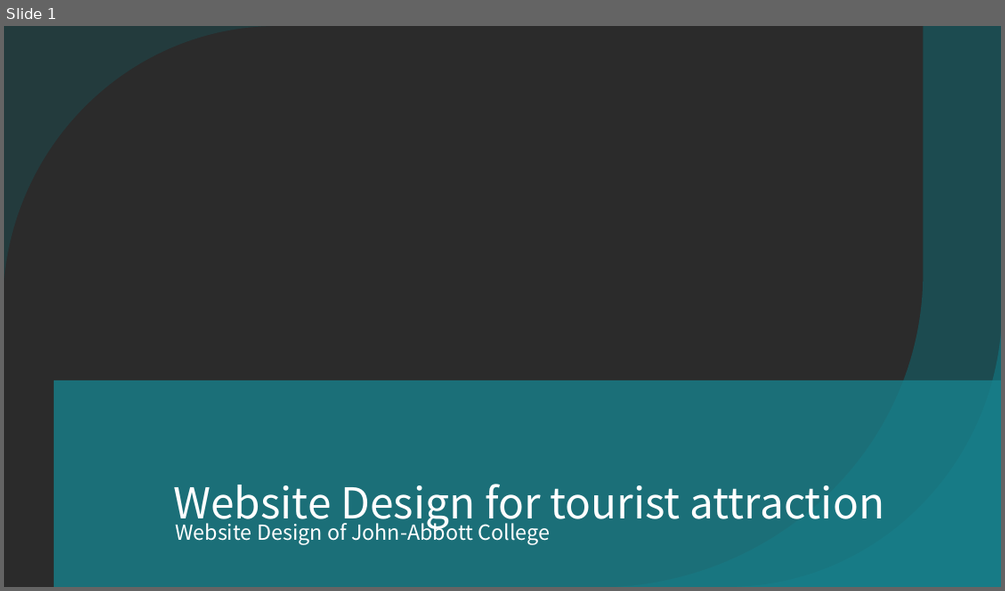
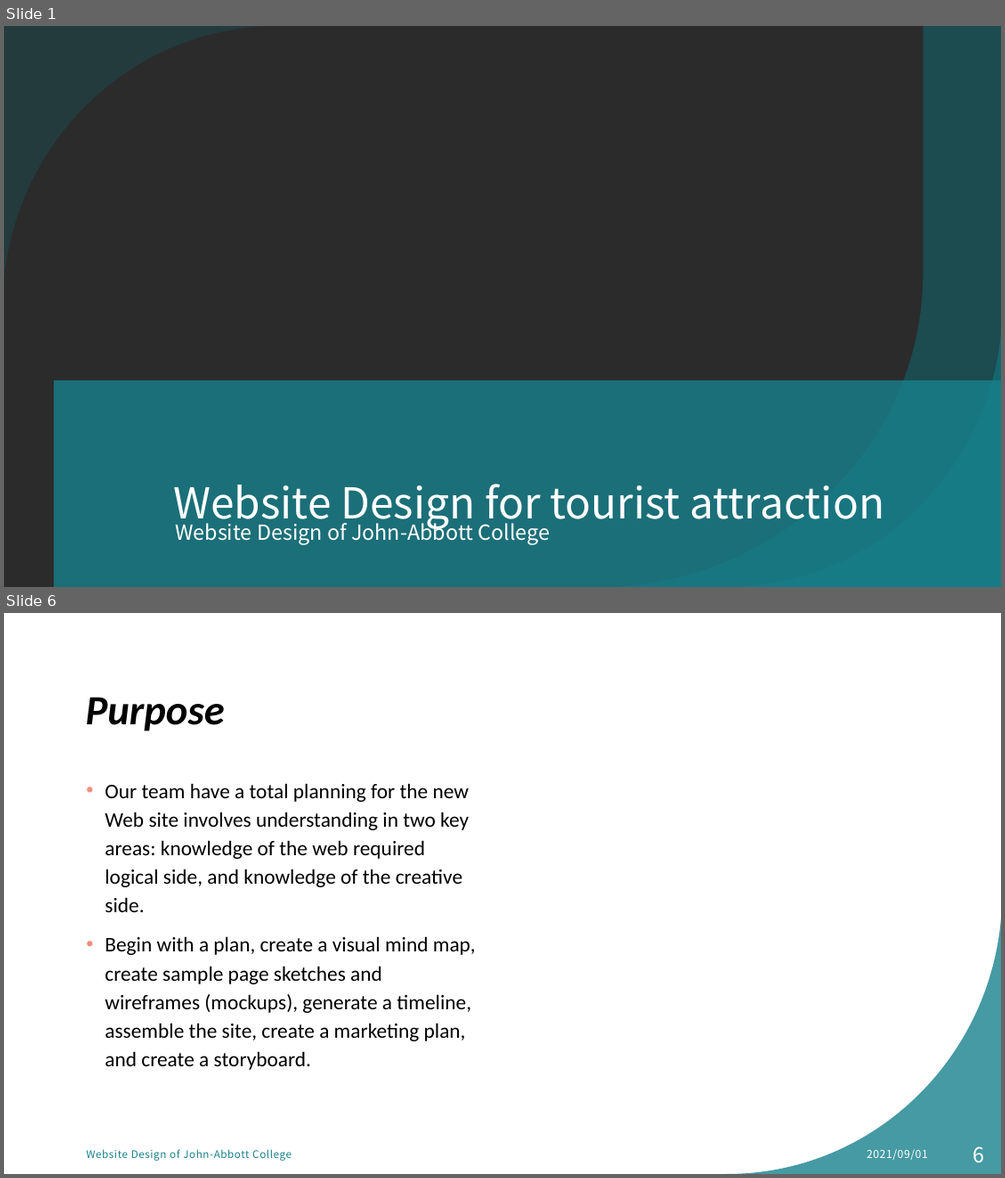
Before and after one commit to MikentGuo/Project_Tour, a slide deck: docs/Website Design for tourist attraction.pptx. Shown one above the other, each under a label of ours: slide 1 before the commit, slides 1 and 6 after it; the slides between them are not shown. The pictures are 1005x591 and 1005x1178 pixels, drawn with LibreOffice and Linux fonts; fonts in the diff are those of the drawing; background and template pictures are left out; a plain dark background stands for a picture behind light text. Boxes give left, top, right and bottom in pixels: in the first picture for what was removed or moved away, otherwise in the second. Text is boxed around its words. In the diff, an @@ line names an element or a change of style, - is before the commit and + after.

```diff
--- a/docs/Website Design for tourist attraction.pptx
+++ b/docs/Website Design for tourist attraction.pptx
@@ slide 6 added at bbox=[4, 613, 1001, 1174], background #FFFFFF; not listed: 1 template element that a slide beside it also shows @@
@@ title added at bbox=[86, 697, 225, 731], 40 pt, text #000000, bold, italic @@
+Purpose
@@ text added at bbox=[105, 783, 476, 1070], 20 pt, text #000000 @@
+• Our team have a total planning for the new Web site involves understanding in two key areas: knowledge of the web required logical side, and knowledge of the creative side.
+• Begin with a plan, create a visual mind map, create sample page sketches and wireframes (mockups), generate a timeline, assemble the site, create a marketing plan, and create a storyboard.
@@ page number added at bbox=[973, 1146, 985, 1163], 20 pt, text #FFFFFF @@
+6
@@ text added at bbox=[86, 1149, 291, 1160], 10 pt, text #18818C @@
+Website Design of John-Abbott College
@@ text added at bbox=[866, 1149, 928, 1159], 10.5 pt, text #FFFFFF @@
+2021/09/01
```
Also in this commit, not shown: 12 slides changed, 1 slide removed.
